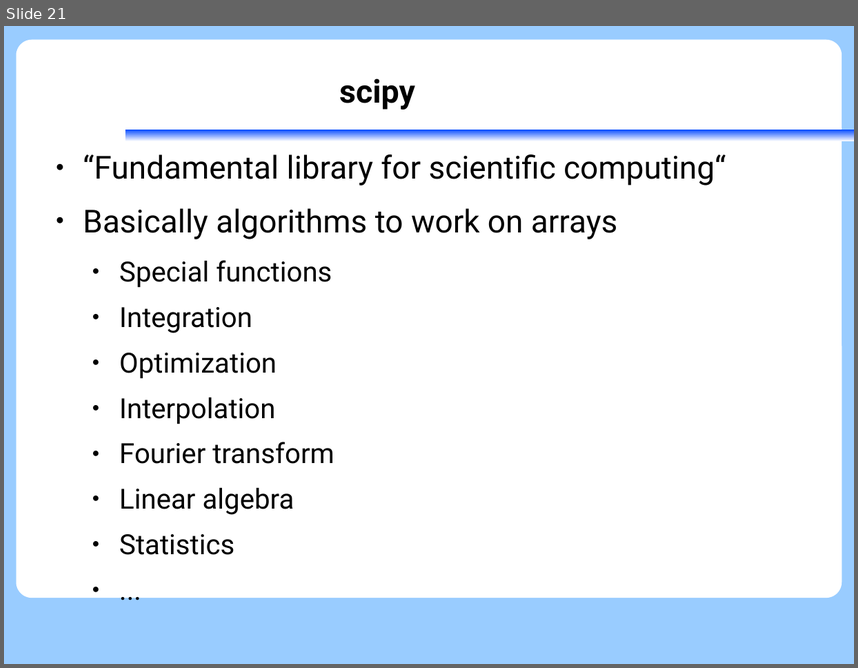
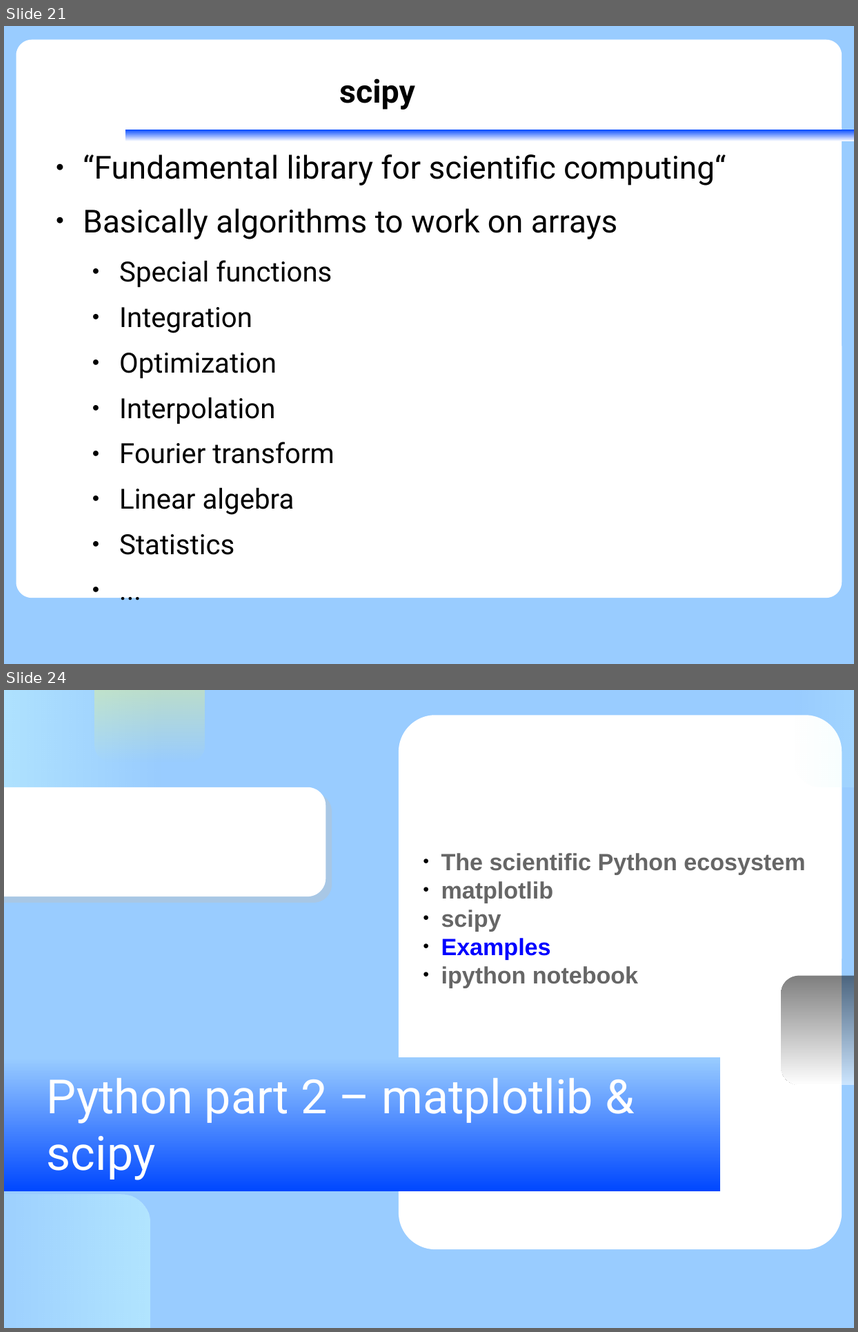
Before and after one commit to KennethNielsen/presentations, a slide deck: python/part2/scipy-matplotlib.odp. Shown one above the other, each under a label of ours: slide 21 before the commit, slides 21 and 24 after it; the slides between them are not shown. The pictures are 858x668 and 858x1332 pixels, drawn with LibreOffice and Linux fonts; fonts in the diff are those of the drawing; background and template pictures are left out. Boxes give left, top, right and bottom in pixels: in the first picture for what was removed or moved away, otherwise in the second. Text is boxed around its words. In the diff, an @@ line names an element or a change of style, - is before the commit and + after.

Commit message:
scipy matplotlib last part

```diff
--- a/python/part2/scipy-matplotlib.odp
+++ b/python/part2/scipy-matplotlib.odp
@@ slide 24 added at [4, 690, 854, 1328], background #99CCFF @@
@@ freeform shape added at [4, 690, 161, 848], fill gradient #CCFFFF @@
@@ rounded rectangle added at [95, 690, 205, 763], fill gradient #FFFF66 @@
@@ freeform shape added at [794, 690, 854, 787], fill gradient #CCFFFF @@
@@ freeform shape added at [399, 715, 842, 1248], fill #FFFFFF @@
@@ rounded rectangle added at [4, 787, 326, 897], fill #FFFFFF @@
@@ subtitle added at [441, 853, 805, 987], 22 pt, text #666666, bold @@
+● The scientific Python ecosystem
+● matplotlib
+● scipy
+● Examples
+● ipython notebook
@@ rounded rectangle added at [782, 976, 854, 1085], fill gradient #000000 to #FFFFFF @@
@@ rectangle added at [4, 1057, 721, 1191], fill gradient #0047FF to #99CCFF @@
@@ title added at [47, 1078, 593, 1181], 44 pt, text #FFFFFF @@
+Python part 2 – matplotlib & scipy
@@ freeform shape added at [4, 1194, 150, 1328], fill gradient #CCFFFF @@
```
Also in this commit, not shown: 8 other slides added, 1 slide removed, 1 other file.
